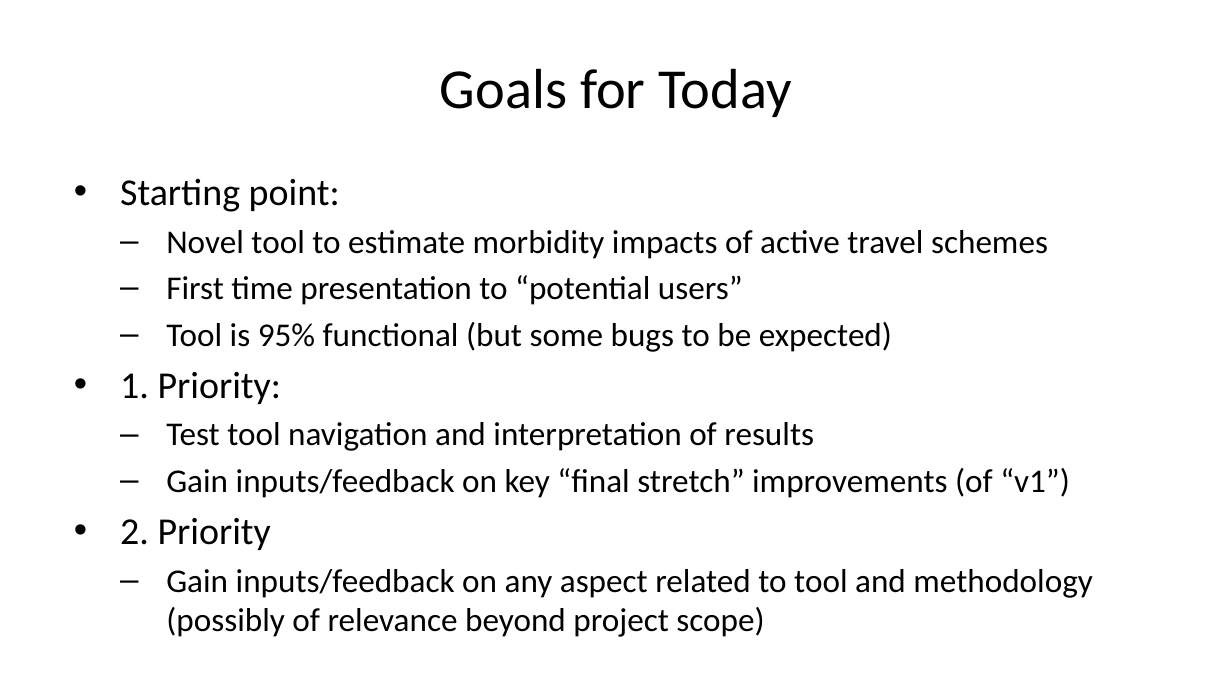
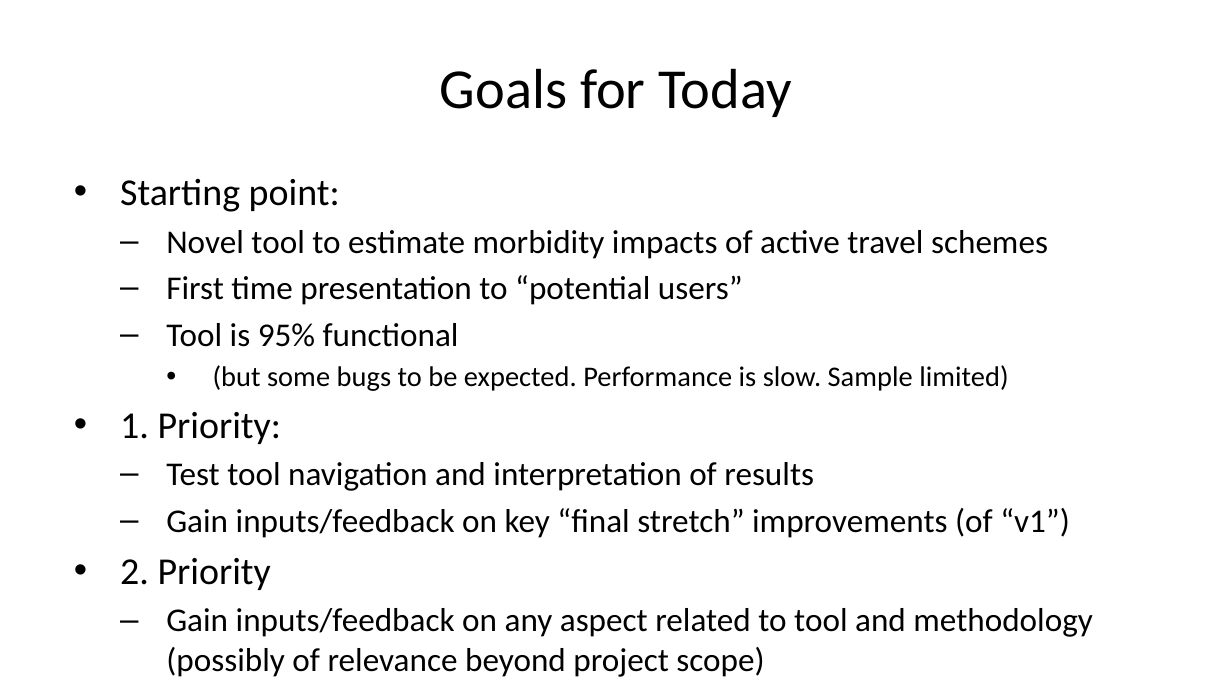
Before and after one commit to ATE-tool/MIAMA-HUB, a slide deck: slide 2 of docs/Slides_TG_test_user_introduction.pptx. Drawn at 1232x693 pixels with LibreOffice and Linux fonts; fonts in the diff are those of the drawing. Boxes give left, top, right and bottom in pixels: in the first picture for what was removed or moved away, otherwise in the second. Text is boxed around its words. In the diff, an @@ line names an element or a change of style, - is before the commit and + after.

```diff
--- a/docs/Slides_TG_test_user_introduction.pptx
+++ b/docs/Slides_TG_test_user_introduction.pptx
@@ text at (166,323,1008,391): text changed; size 19.4 to 16.6 pt @@
-  – Tool is 95% functional (but some bugs to be expected)
+  – Tool is 95% functional
+    • (but some bugs to be expected. Performance is slow. Sample limited)
```
Also in this commit, not shown: 1 other slide changed, 7 other files.
